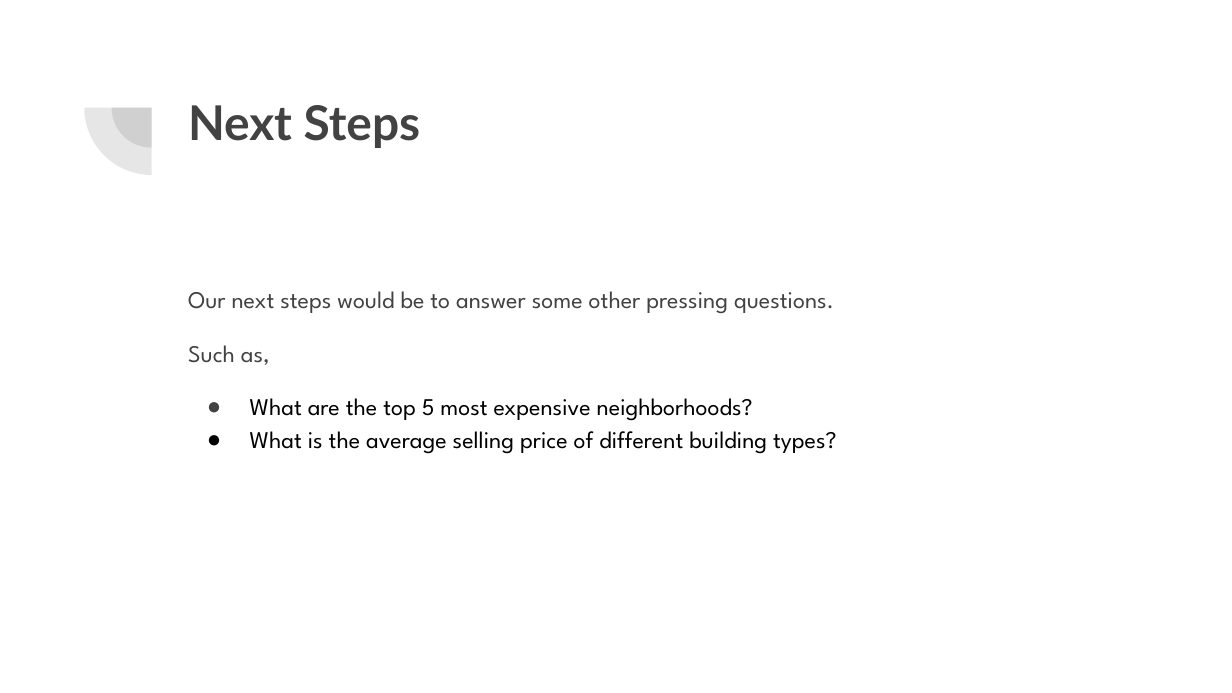
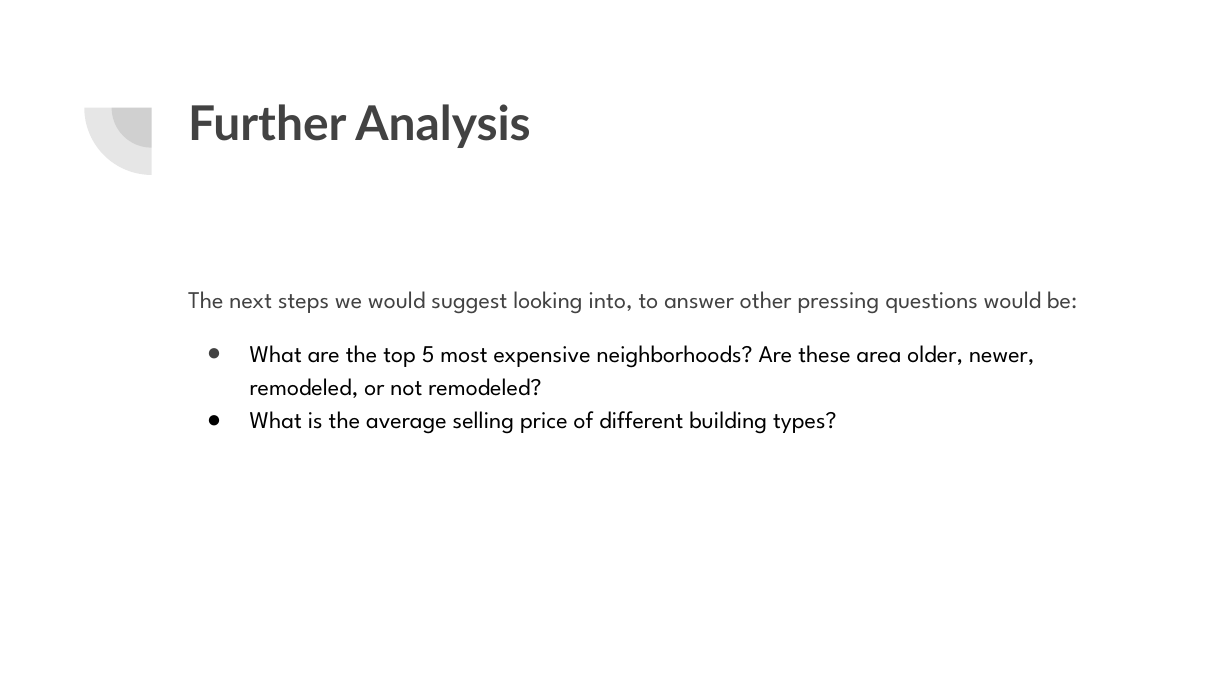
Before and after one commit to DerekHypo/Final_Project, a slide deck: slide 18 of Housing Prices-Final Project.pptx (slide 19 before the commit). Drawn at 1232x693 pixels with LibreOffice and Linux fonts; fonts in the diff are those of the drawing. Boxes give left, top, right and bottom in pixels: in the first picture for what was removed or moved away, otherwise in the second. Text is boxed around its words. In the diff, an @@ line names an element or a change of style, - is before the commit and + after.

```diff
--- a/Housing Prices-Final Project.pptx
+++ b/Housing Prices-Final Project.pptx
@@ title at [188, 104, 530, 148]: text changed @@
-Next Steps
+Further Analysis
@@ text at [188, 291, 1077, 398]: text changed; text colour #424242 to #000000 @@
-Our next steps would be to answer some other pressing questions.
-Such as,
-● What are the top 5 most expensive neighborhoods?
+The next steps we would suggest looking into, to answer other pressing questions would be:
+● What are the top 5 most expensive neighborhoods? Are these area older, newer, remodeled, or not remodeled?
```
Also in this commit, not shown: 6 other slides changed, 1 slide removed.
